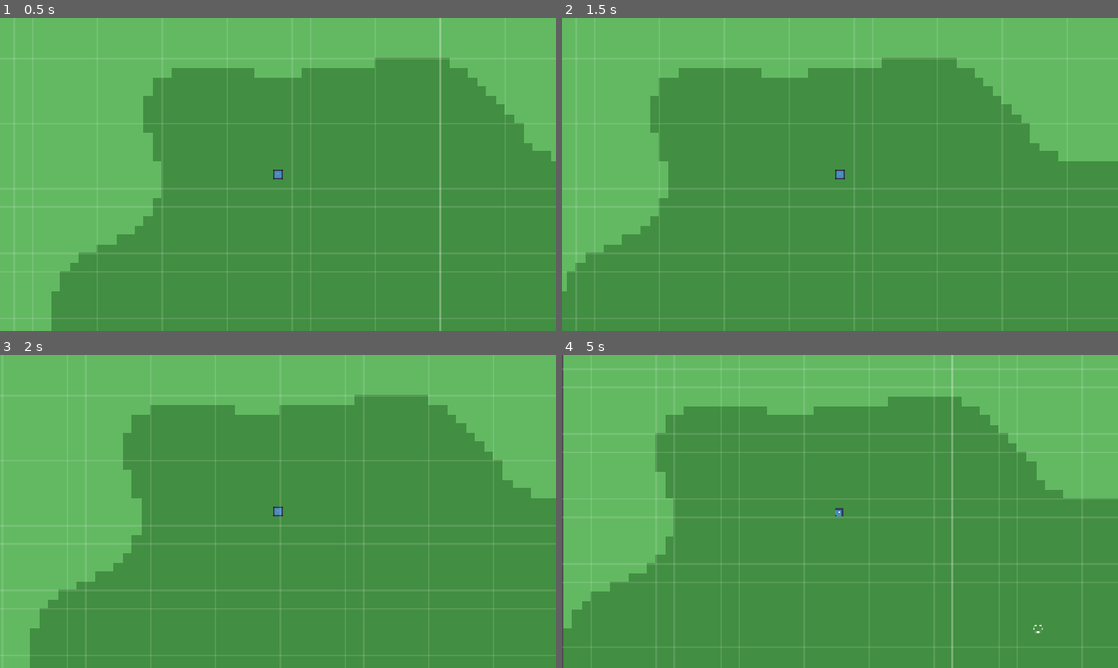
Above: before the commit, frames 1-4 (two rows, left to right).
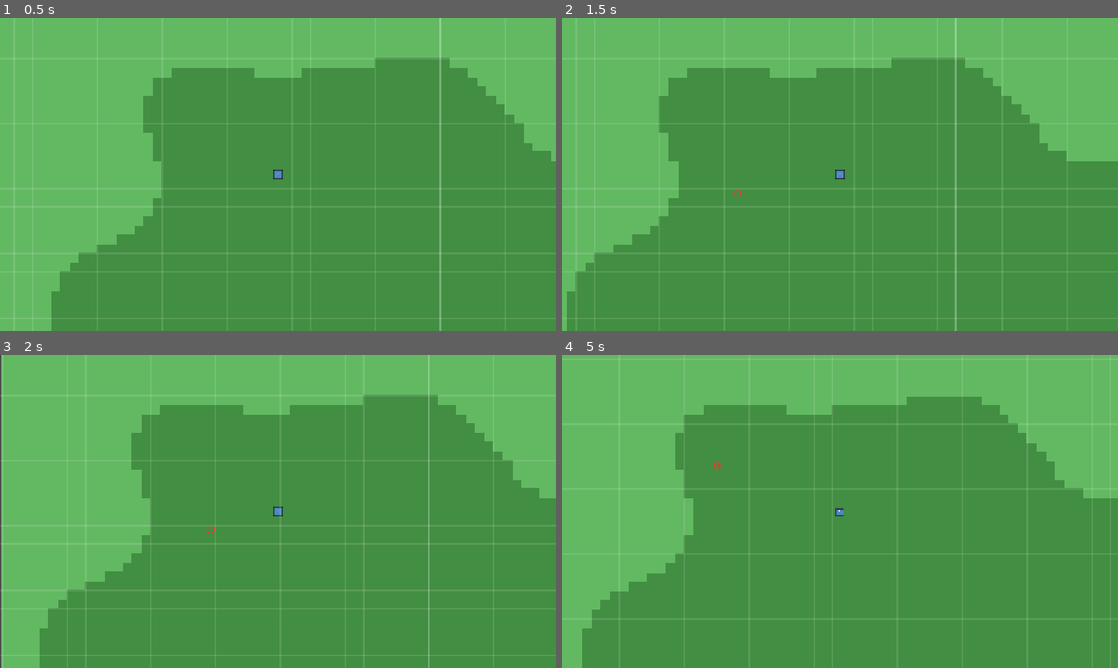
Above: after the commit, the same moments.

Repository: Zathmier/necromancer-game-public
Game: Godot game, scene res://scenes/main.tscn
The game is run twice, just before and just after one commit, with the same random seed, the same clock (stepped at 60 frames per second) and the same inputs. The engine's default icon, where the game draws it, is replaced by a stand-in: a white triangle on a blue panel in a dark square.
Inputs (mouse positions are in pixels of both pictures, inside the frame that each line leads up to):
- Up to frame 1 (0.5 s): no input
- Up to frame 2 (1.5 s): tap Enter at 0.5 s; move the mouse to (962, 158) at 0.52 s; click (962, 158) at 0.67 s; move the mouse to (728, 190) at 1.27 s; click (728, 190) at 1.42 s
- Up to frame 3 (2 s): no input
- Up to frame 4 (5 s): move the mouse to (895, 442) at 2.02 s; click (895, 442) at 2.17 s; move the mouse to (812, 574) at 2.77 s; click (812, 574) at 2.92 s; move the mouse to (1006, 558) at 3.52 s; click (1006, 558) at 3.67 s; move the mouse to (673, 464) at 4.27 s; click (673, 464) at 4.42 s

Frame 1 is identical in both runs. In frame 2, 2.4% of the frame differs, in the area x 0-91%, y 0-100%; in frame 3, 2.6%; in frame 4, 5.3%, in the area x 0-99%, y 0-100%.

Commit message:
Path continuity: choose closest-forward node on retarget; clamp arrival step to prevent pops

Diff:
--- a/scripts/debug/TargetMarker.gd
+++ b/scripts/debug/TargetMarker.gd
@@ -2,9 +2,15 @@
 
 @export var radius: float = 12.0
 @export var width: float = 2.0
-@export var color: Color = Color(1, 1, 1, 0.95)
+@export var color: Color = Color(1, 0.2, 0.2, 0.95)  # bright red
 
 var _t: float = 0.0
+
+func _ready() -> void:
+	# Keep absolute z so it draws above terrain/UI layers without exceeding engine limits.
+	z_as_relative = false
+	z_index = 4095   # safe max in Godot 4
+	set_as_top_level(true)  # stay in world space even if parent has transforms
 
 func _process(delta: float) -> void:
 	_t += delta * 4.0
@@ -12,4 +18,5 @@
 
 func _draw() -> void:
 	var r := radius + sin(_t) * 1.5
+	# draw_arc(center, radius, start, end, points, color, width, antialiased)
 	draw_arc(Vector2.ZERO, r, 0.0, TAU, 48, color, width, true)
--- a/scripts/player/Player.gd
+++ b/scripts/player/Player.gd
@@ -1,6 +1,6 @@
 extends CharacterBody2D
-# Obstacle-aware grid-following click-to-move (8-direction), exact tile-center landings,
-# with a target marker that disappears on arrival.
+# Obstacle-aware grid click-to-move (8-dir) with a target marker.
+# Smooth, exact tile-center landings. Godot 4.5 / GDScript.
 
 const TILE := 32
 const HALF_TILE := TILE * 0.5
@@ -11,8 +11,10 @@
 var _path: PackedVector2Array = PackedVector2Array()  # world-space tile centers
 var _current: Vector2 = Vector2.ZERO                  # current waypoint
 var _has_path: bool = false
-
-var _marker: Node2D = null  # click marker
+var _last_dir: Vector2 = Vector2.ZERO                 # last non-zero movement dir (for “behind” test)
+
+var _marker: Node2D = null                            # click marker (reused)
+@onready var _worldgen: Node = get_tree().current_scene.find_child("WorldGen", true, false)
 
 func _enter_tree() -> void:
 	# Snap after parent/scene positions are finalized.
@@ -30,7 +32,10 @@
 	if event is InputEventMouseButton and event.pressed and event.button_index == MOUSE_BUTTON_LEFT:
 		var target_ws: Vector2 = _snap_to_tile_center(get_global_mouse_position())
 		_set_destination(target_ws)
-		_show_marker(target_ws)
+		if _has_path:
+			_show_marker(target_ws)
+		else:
+			_hide_marker()
 		get_viewport().set_input_as_handled()
 
 func _physics_process(delta: float) -> void:
@@ -47,7 +52,9 @@
 	# Move toward current waypoint without overshoot.
 	var to: Vector2 = _current - global_position
 	var dist: float = to.length()
-	var step: float = move_speed * delta
+
+	# Clamp the per-frame step so one slow frame cannot “pop” us too far.
+	var step: float = min(move_speed * delta, TILE * 0.45)
 
 	if dist <= step:
 		# Arrived exactly at this waypoint; advance to the next.
@@ -63,7 +70,9 @@
 		move_and_slide()
 		return
 
-	velocity = to.normalized() * move_speed
+	var dir := to / dist
+	velocity = dir * move_speed
+	_last_dir = dir
 	move_and_slide()
 
 # ---------------- Pathing ----------------
@@ -71,16 +80,37 @@
 func _set_destination(target_ws: Vector2) -> void:
 	var start_t: Vector2i = _world_to_tile(global_position)
 	var goal_t:  Vector2i = _world_to_tile(target_ws)
-	_path = _build_astar_path(start_t, goal_t)
+
+	var new_path: PackedVector2Array = _build_astar_path(start_t, goal_t)
+	if new_path.size() == 0:
+		_path = PackedVector2Array()
+		_has_path = false
+		return
+
+	# --- continuity fix: start from the closest forward node ---
+	# Drop leading nodes while the next is closer than the current.
+	var i := 0
+	while i < new_path.size() - 1 and new_path[i].distance_to(global_position) >= new_path[i + 1].distance_to(global_position):
+		i += 1
+	# If our current motion is opposite the first segment, skip it once.
+	if _last_dir.length() > 0.1 and i < new_path.size():
+		var v := (new_path[i] - global_position).normalized()
+		if v.dot(_last_dir) < -0.2 and (i + 1) < new_path.size():
+			i += 1
+
+	# Keep the remaining tail as our path.
+	_path = PackedVector2Array()
+	for j in range(i, new_path.size()):
+		_path.append(new_path[j])
+
 	_has_path = _path.size() > 0
 	if _has_path:
 		_current = _path[0]
 
 func _build_astar_path(start_t: Vector2i, goal_t: Vector2i) -> PackedVector2Array:
-	var world := get_tree().current_scene
-	var gen := world.find_child("WorldGen", true, false)
-	if gen == null:
-		return _build_chebyshev_path(start_t, goal_t)  # fallback
+	# Fallback if worldgen is missing
+	if _worldgen == null:
+		return _build_chebyshev_path(start_t, goal_t)
 
 	# Window bounds (tile coords)
 	var minx: int = min(start_t.x, goal_t.x) - SEARCH_RADIUS_TILES
@@ -97,26 +127,24 @@
 	grid.offset = Vector2(origin_t.x * TILE + HALF_TILE, origin_t.y * TILE + HALF_TILE)
 	grid.diagonal_mode = AStarGrid2D.DIAGONAL_MODE_ALWAYS
 
-	# IMPORTANT: initialize before using set_point_solid()
+	# Initialize first, then mark solids, then apply.
 	grid.update()
 
-	# Mark solids, then update again to apply changes
 	for y in range(size.y):
 		for x in range(size.x):
 			var tx := origin_t.x + x
 			var ty := origin_t.y + y
-			if not _is_walkable(gen, tx, ty):
+			if not _is_walkable(tx, ty):
 				grid.set_point_solid(Vector2i(x, y), true)
 
-	grid.update()  # apply solid map
+	grid.update()
 
 	var from := Vector2i(start_t.x - origin_t.x, start_t.y - origin_t.y)
 	var to   := Vector2i(goal_t.x  - origin_t.x, goal_t.y  - origin_t.y)
 	if not grid.is_in_boundsv(from) or not grid.is_in_boundsv(to):
 		return PackedVector2Array()
 
-	var pts: PackedVector2Array = grid.get_point_path(from, to)
-	return pts  # already world coordinates (thanks to cell_size + offset)
+	return grid.get_point_path(from, to)  # world coordinates (cell_size + offset)
 
 # Fallback path (diagonals first, then straight) if A* can’t be built
 func _build_chebyshev_path(start_t: Vector2i, goal_t: Vector2i) -> PackedVector2Array:
@@ -128,20 +156,20 @@
 	var sy: int = 0 if dy == 0 else (1 if dy > 0 else -1)
 	var n_diag: int = min(abs(dx), abs(dy))
 	var n_ax:   int = max(abs(dx), abs(dy)) - n_diag
-	for i in range(n_diag):
+	for _i in range(n_diag):
 		t.x += sx; t.y += sy; pts.append(_tile_to_world(t))
 	if abs(dx) > abs(dy):
-		for i in range(n_ax):
+		for _i in range(n_ax):
 			t.x += sx; pts.append(_tile_to_world(t))
 	elif abs(dy) > abs(dx):
-		for i in range(n_ax):
+		for _i in range(n_ax):
 			t.y += sy; pts.append(_tile_to_world(t))
 	return pts
 
-func _is_walkable(gen: Node, tx: int, ty: int) -> bool:
+func _is_walkable(tx: int, ty: int) -> bool:
 	# Uses your WorldGen.get_biome(); blocks 'water' and 'rock' by default
-	if gen.has_method("get_biome"):
-		var biome: String = gen.call("get_biome", tx, ty)
+	if _worldgen and _worldgen.has_method("get_biome"):
+		var biome: String = _worldgen.call("get_biome", tx, ty)
 		return biome != "water" and biome != "rock"
 	return true
 
@@ -159,22 +187,23 @@
 func _snap_to_tile_center(p: Vector2) -> Vector2:
 	return _tile_to_world(_world_to_tile(p))
 
-# ---------------- Click marker ----------------
-
-func _show_marker(pos: Vector2) -> void:
-	_hide_marker()
-	var m := Node2D.new()
-	m.name = "ClickMarker"
-	m.z_index = 1000
-	m.position = pos
-	m.set_script(preload("res://scripts/debug/TargetMarker.gd"))
-	add_child(m)
-	_marker = m
+# ---------------- Click marker (reused) ----------------
+
+func _show_marker(world_pos: Vector2) -> void:
+	if _marker == null or not is_instance_valid(_marker):
+		_marker = Node2D.new()
+		_marker.name = "ClickMarker"
+		_marker.z_as_relative = false
+		_marker.z_index = 4095  # safe max
+		_marker.set_script(preload("res://scripts/debug/TargetMarker.gd"))
+		get_tree().current_scene.add_child(_marker)
+		_marker.set_as_top_level(true)
+	_marker.global_position = world_pos
+	_marker.visible = true
 
 func _hide_marker() -> void:
 	if _marker and is_instance_valid(_marker):
-		_marker.queue_free()
-	_marker = null
+		_marker.visible = false
 
 # ---------------- Node ensure (visuals & camera only) ----------------
 
